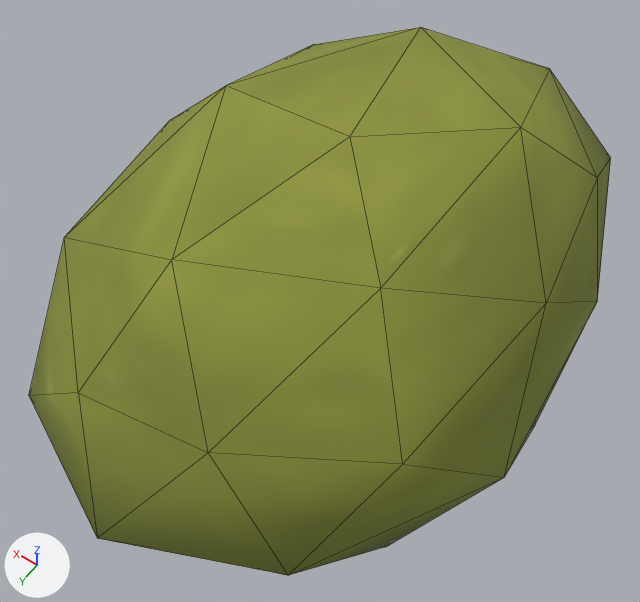
The glTF model assets/art/3d/nature_bush.3.glb, before and after one commit.
Rendered twice from a 50 mm lens placed at (-0.337, 0.531, 0.911), pointed at (0.007, 0.049, 0.155). Arrows for +X, +Y and +Z are at lower left; the lights stay in place. The picture after the commit comes second. Mesh edges are drawn as thin lines.

The first picture shows 'nature_bush.3'.
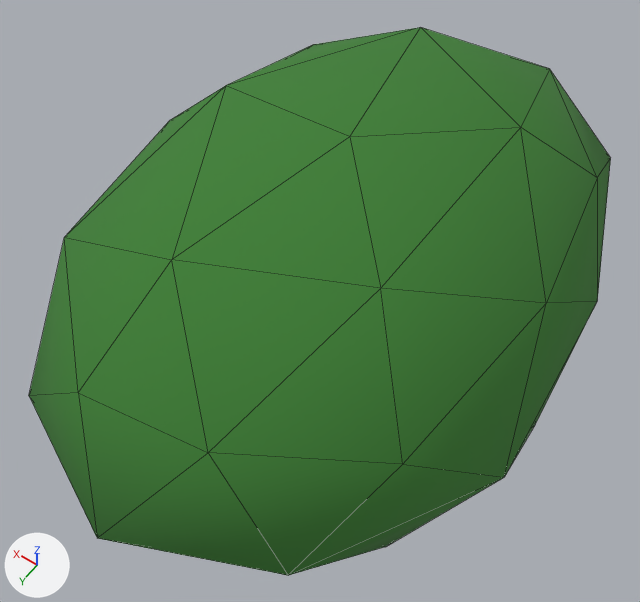
What changed in the scene script:
```text
Add mat_leaf:
    mat_leaf = principled_material('leaf')
    mat_leaf.base_color = (0.0467, 0.212, 0.0343)  # green #3d7f34
    mat_leaf.roughness = 1.0
Change me_nature_bush_3:
    where me_nature_bush_3.from_pydata(...)  # 42 vertices, 80 faces; spans x -0.257..0.26, y -0.404..0.376, z -0.184..0.182
    remove me_nature_bush_3.materials.append(mat_nature_bush_3)  # picture img_nature_bush
    add me_nature_bush_3.materials.append(mat_leaf)  # green #3d7f34
```

Where the change shows, as pixel boxes [x1, y1, x2, y2] in the pictures (640 x 602 px):
'nature_bush.3', recoloured (yellow to green): [29, 27, 611, 575] in both
